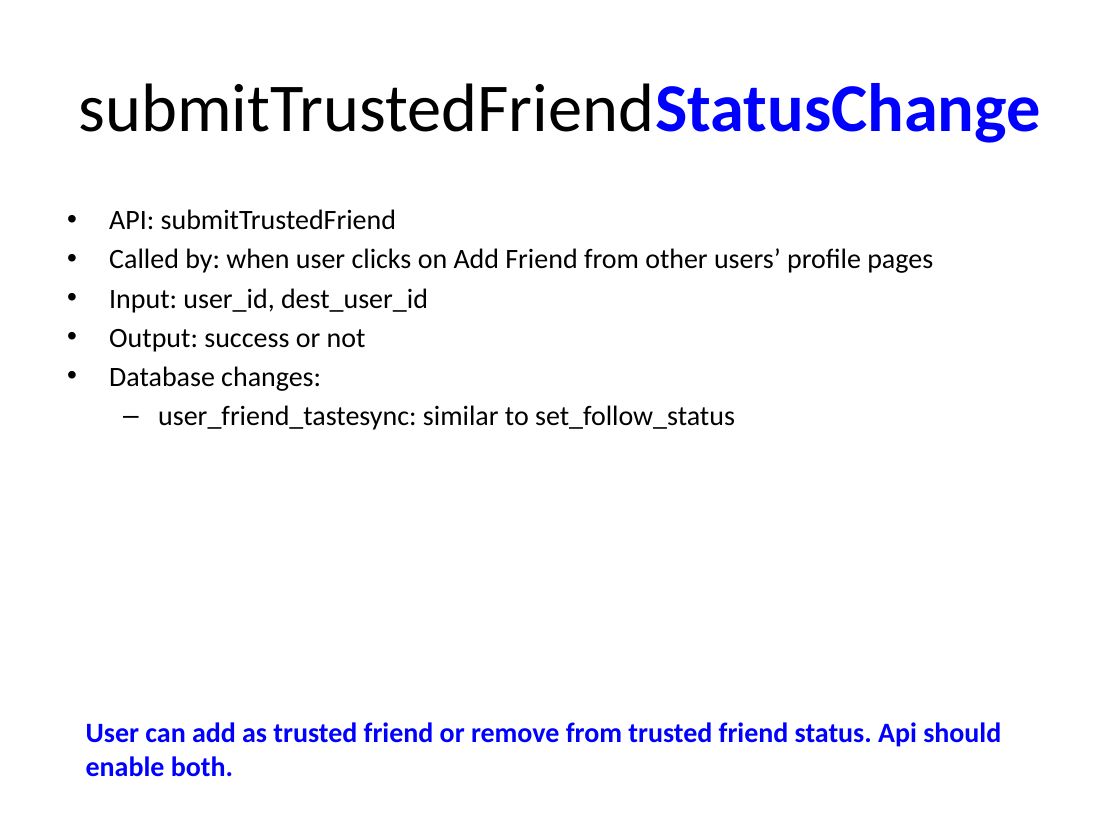
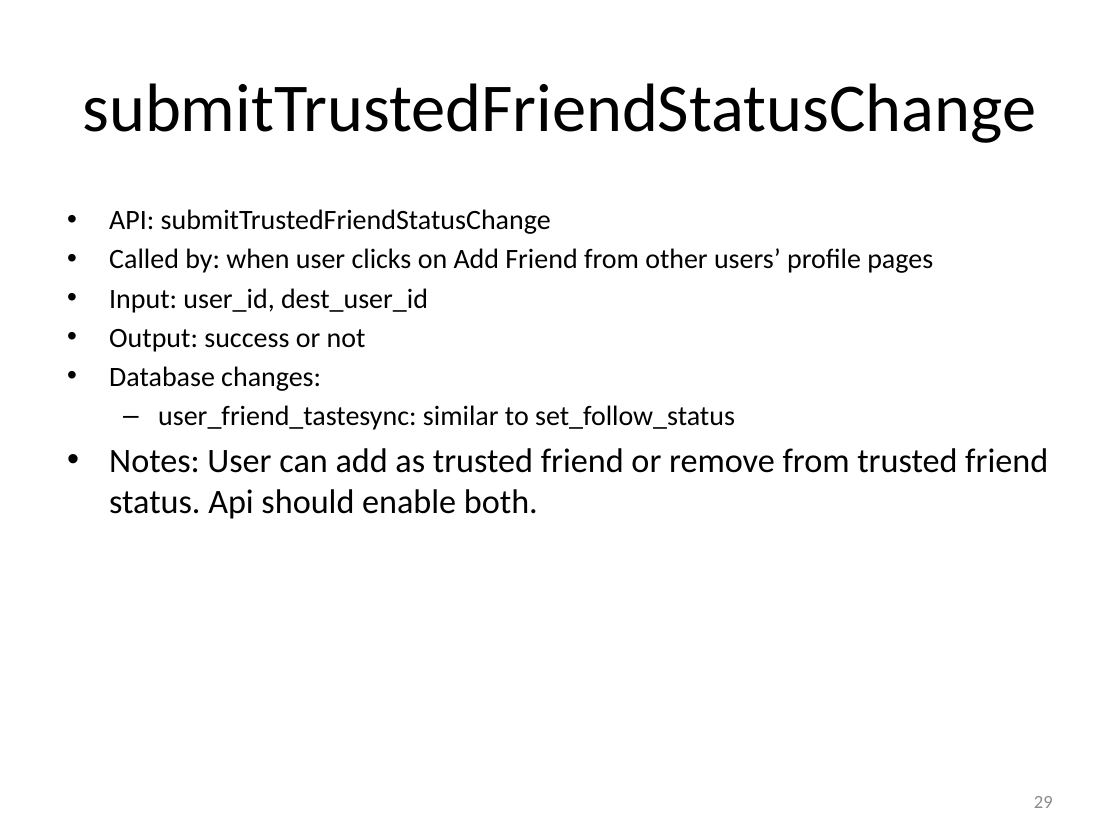
Before and after one commit to catalonia/mob, a slide deck: slide 29 of ws/WS Design Docs/API_Listing.pptx (slide 31 before the commit). Drawn at 1120x840 pixels with LibreOffice and Linux fonts; fonts in the diff are those of the drawing. Boxes give left, top, right and bottom in pixels: in the first picture for what was removed or moved away, otherwise in the second. Text is boxed around its words. In the diff, an @@ line names an element or a change of style, - is before the commit and + after.

```diff
--- a/ws/WS Design Docs/API_Listing.pptx
+++ b/ws/WS Design Docs/API_Listing.pptx
@@ title "submitTrustedFriendStatusChange" at (82, 83, 1036, 143): text colour #0000FF to #000000, bold off in "submitTrustedFriendStatusChange" @@
@@ text at (109, 209, 551, 234): text changed @@
-• API: submitTrustedFriend
+• API: submitTrustedFriendStatusChange
@@ text at (109, 448, 1048, 519): paragraph added @@
+• Notes: User can add as trusted friend or remove from trusted friend status. Api should enable both.
@@ text removed at (86, 722, 1001, 777) @@
-User can add as trusted friend or remove from trusted friend status. Api should enable both.
@@ page number added at (1034, 796, 1053, 808), 12 pt, text #8C8C8C @@
+29
```
Also in this commit, not shown: 29 other slides changed, 7 slides added, 2 slides removed.
